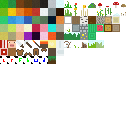
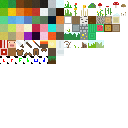
Before/after of a (128, 128) layered artwork. What changed in the layer stack:
added layer "Clipboard" (80%) above "blocks8-v1.png" over [0, 16, 32, 24]
painted on "blocks8-v1.png" over [0, 16, 32, 24]
